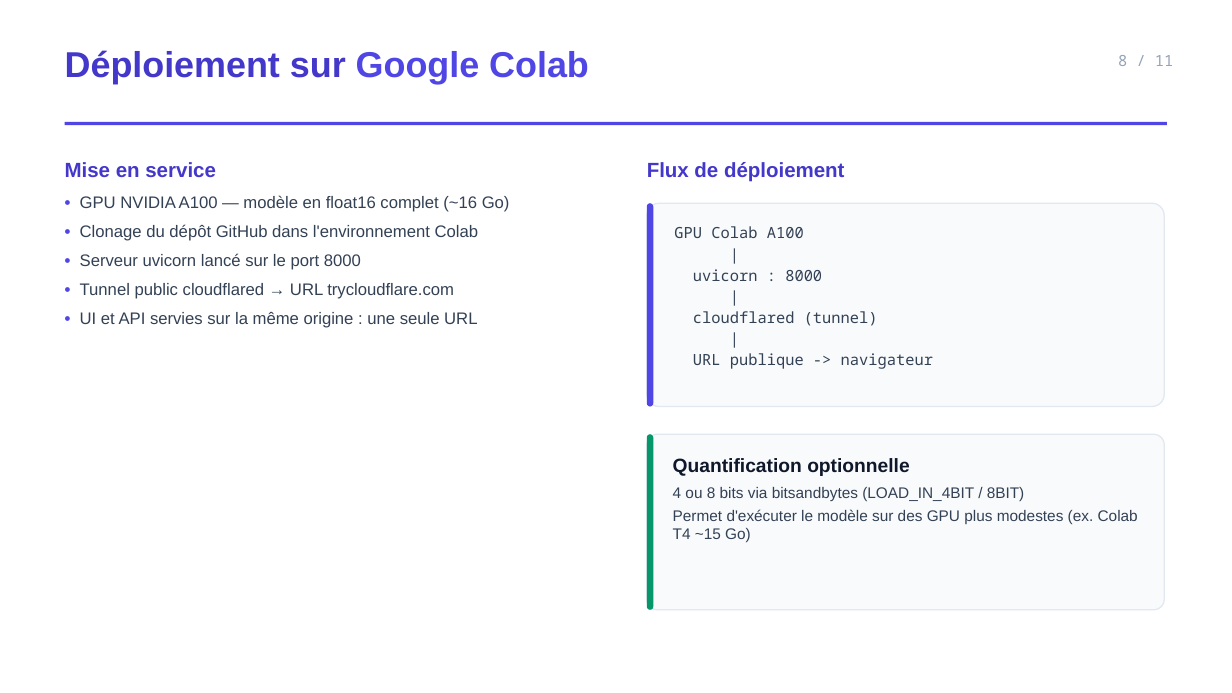
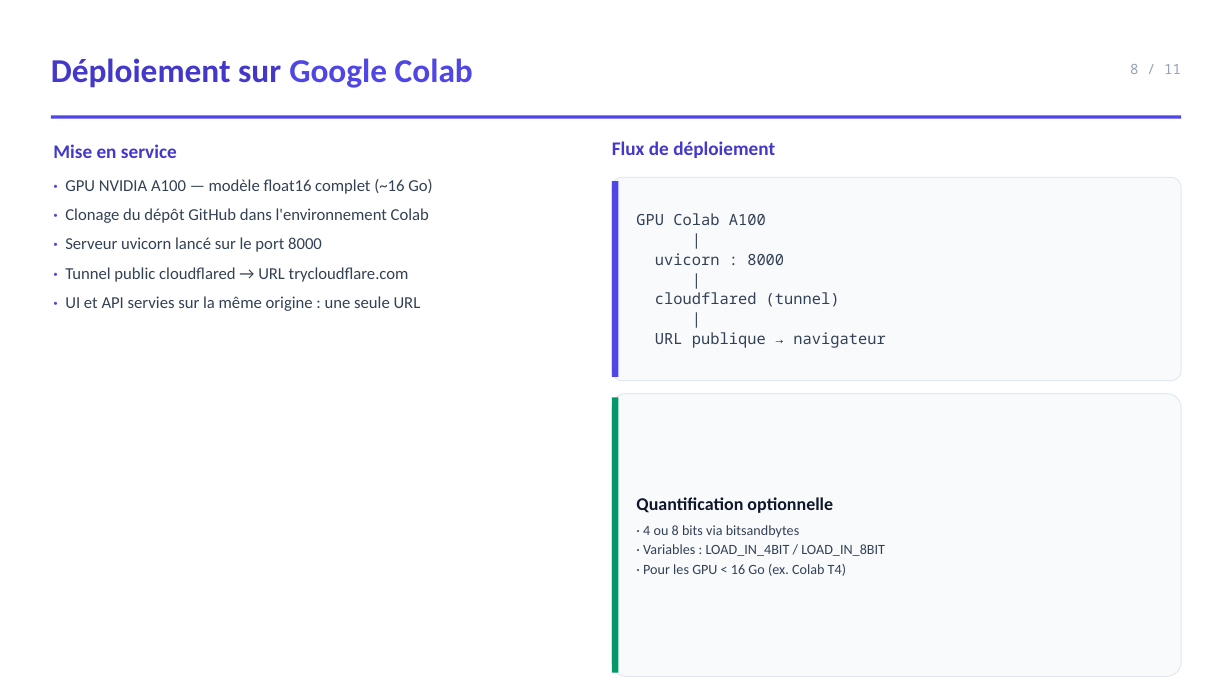
Before and after one commit to mouadelhaddad/Tasnim, a slide deck: slide 8 of presentation/presentation.pptx. Drawn at 1232x693 pixels with LibreOffice and Linux fonts; fonts in the diff are those of the drawing. Boxes give left, top, right and bottom in pixels: in the first picture for what was removed or moved away, otherwise in the second. Text is boxed around its words. In the diff, an @@ line names an element or a change of style, - is before the commit and + after.

```diff
--- a/presentation/presentation.pptx
+++ b/presentation/presentation.pptx
@@ text "Déploiement sur Google Colab": place and size @@
-text "Déploiement sur Google Colab" at box(65, 50, 589, 84)
+text "Déploiement sur Google Colab" at box(51, 58, 473, 88)
@@ text "Déploiement sur Google Colab" at box(51, 58, 473, 88): size 28 to 26 pt, font Arial to Calibri; vertical alignment top to middle @@
@@ text "8 / 11": place and size @@
-text "8 / 11" at box(1118, 55, 1173, 66)
+text "8 / 11" at box(1130, 64, 1181, 74)
@@ text "8 / 11" at box(1130, 64, 1181, 74): size 12 to 11 pt; vertical alignment top to middle @@
@@ rectangle: place and size @@
-rectangle at box(65, 122, 1167, 125)
+rectangle at box(51, 116, 1181, 118)
@@ text "Mise en service": place and size @@
-text "Mise en service" at box(65, 162, 510, 328)
+text "Mise en service" at box(53, 144, 432, 311)
@@ text at box(53, 144, 177, 158): size 16 to 15 pt, font Arial to Calibri in "Mise en service"; more space between paragraphs @@
@@ text "Flux de déploiement": place and size @@
-text "Flux de déploiement" at box(647, 162, 844, 182)
+text "Flux de déploiement" at box(612, 141, 775, 158)
@@ text "Flux de déploiement" at box(612, 141, 775, 158): size 16 to 15 pt, font Arial to Calibri @@
@@ text at box(65, 179, 432, 311): text changed; font Arial to Calibri @@
-• GPU NVIDIA A100 — modèle en float16 complet (~16 Go)
-• Clonage du dépôt GitHub dans l'environnement Colab
-• Serveur uvicorn lancé sur le port 8000
-• Tunnel public cloudflared → URL trycloudflare.com
-• UI et API servies sur la même origine : une seule URL
+· GPU NVIDIA A100 — modèle float16 complet (~16 Go)
+· Clonage du dépôt GitHub dans l'environnement Colab
+· Serveur uvicorn lancé sur le port 8000
+· Tunnel public cloudflared → URL trycloudflare.com
+· UI et API servies sur la même origine : une seule URL
@@ rounded rectangle: place and size @@
-rounded rectangle at box(647, 203, 1165, 407)
+rounded rectangle at box(612, 177, 1181, 381)
@@ rounded rectangle at box(612, 177, 1181, 381): outline #E2E8F0 1 pt to #E2E8F0 0.75 pt; proportions changed @@
@@ text "GPU Colab A100": place and size @@
-text "GPU Colab A100" at box(674, 226, 933, 369)
+text "GPU Colab A100" at box(636, 213, 885, 348)
@@ text "GPU Colab A100" at box(636, 213, 885, 348): vertical alignment top to middle @@
@@ rectangle: place and size @@
-rectangle at box(647, 203, 653, 407)
+rectangle at box(612, 181, 618, 377)
@@ rectangle at box(612, 181, 618, 377): rounded rectangle to rectangle @@
@@ text at box(636, 213, 840, 307): less space between paragraphs @@
@@ text at box(655, 332, 885, 348): text changed @@
-URL publique -> navigateur
+URL publique → navigateur
@@ rounded rectangle at box(612, 394, 1181, 677): outline #E2E8F0 1 pt to #E2E8F0 0.75 pt; proportions changed @@
@@ rounded rectangle: place and size @@
-rounded rectangle at box(647, 434, 1165, 610)
+rounded rectangle at box(612, 394, 1181, 677)
@@ rectangle at box(612, 397, 618, 673): rounded rectangle to rectangle @@
@@ rectangle: place and size @@
-rectangle at box(647, 434, 653, 610)
+rectangle at box(612, 397, 618, 673)
@@ text "Quantification optionnelle" at box(636, 497, 885, 576): vertical alignment top to middle @@
@@ text "Quantification optionnelle": place and size @@
-text "Quantification optionnelle" at box(673, 458, 1138, 542)
+text "Quantification optionnelle" at box(636, 497, 885, 576)
@@ text at box(636, 497, 833, 513): size 15 to 14 pt, font Arial to Calibri in "Quantification optionnelle"; less space between paragraphs @@
@@ text at box(643, 525, 885, 576): text changed; size 12 to 11 pt; font Arial to Calibri @@
-4 ou 8 bits via bitsandbytes (LOAD_IN_4BIT / 8BIT)
-Permet d'exécuter le modèle sur des GPU plus modestes (ex. Colab T4 ~15 Go)
+· 4 ou 8 bits via bitsandbytes
+· Variables : LOAD_IN_4BIT / LOAD_IN_8BIT
+· Pour les GPU < 16 Go (ex. Colab T4)
```
Also in this commit, not shown: 10 other slides changed, 1 other file.
